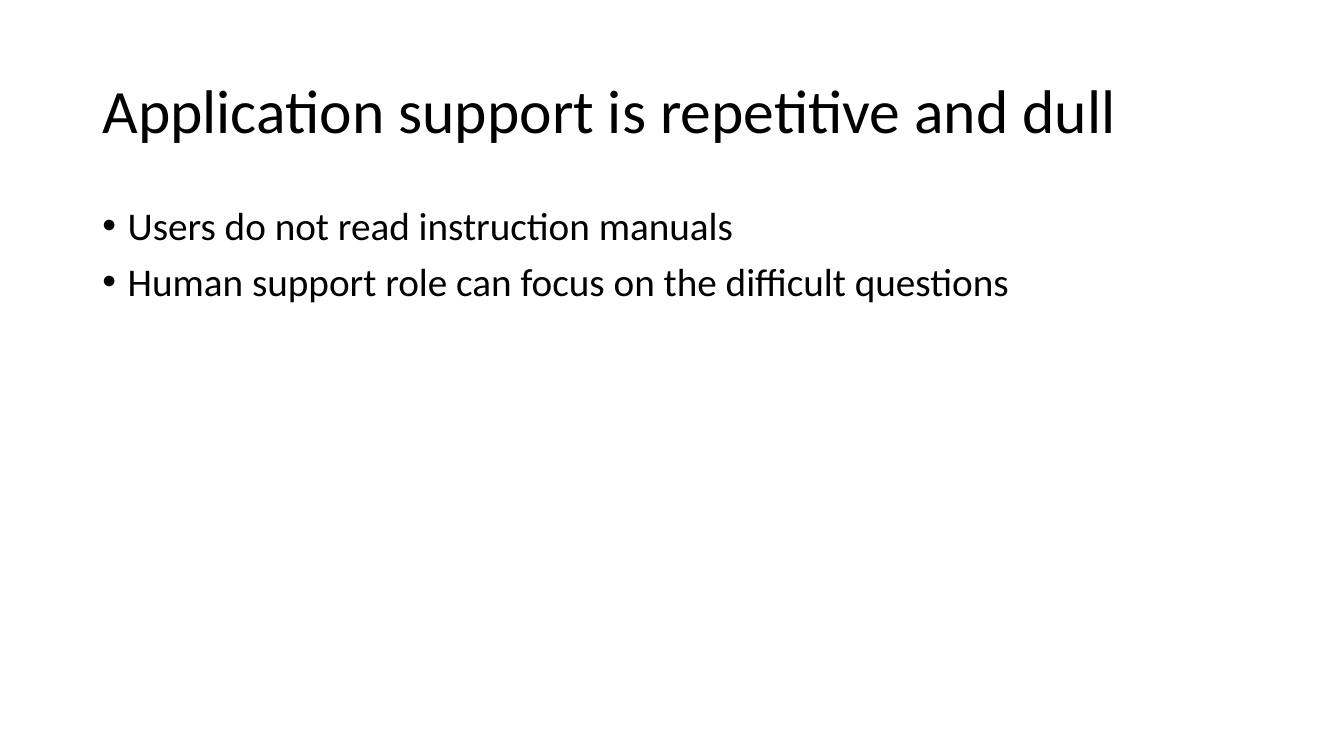
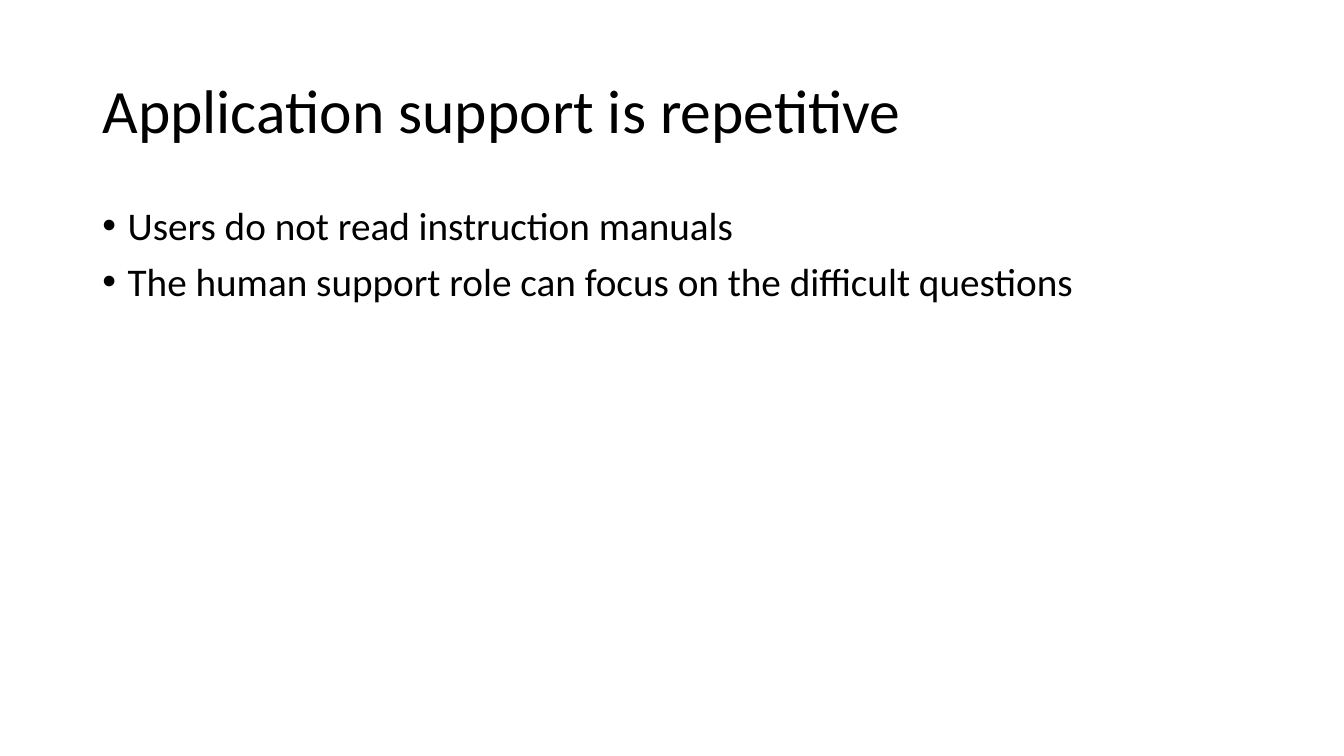
Before and after one commit to serializable/Symphony-Retro-Bot, a slide deck: slide 2 of Presentation.pptx. Drawn at 1344x756 pixels with LibreOffice and Linux fonts; fonts in the diff are those of the drawing. Boxes give left, top, right and bottom in pixels: in the first picture for what was removed or moved away, otherwise in the second. Text is boxed around its words. In the diff, an @@ line names an element or a change of style, - is before the commit and + after.

```diff
--- a/Presentation.pptx
+++ b/Presentation.pptx
@@ title at box(102, 90, 901, 143): text changed @@
-Application support is repetitive and dull
+Application support is repetitive
@@ text at box(128, 268, 1073, 303): text changed @@
-• Human support role can focus on the difficult questions
+• The human support role can focus on the difficult questions
```
Also in this commit, not shown: 1 other slide changed, 3 other files.
